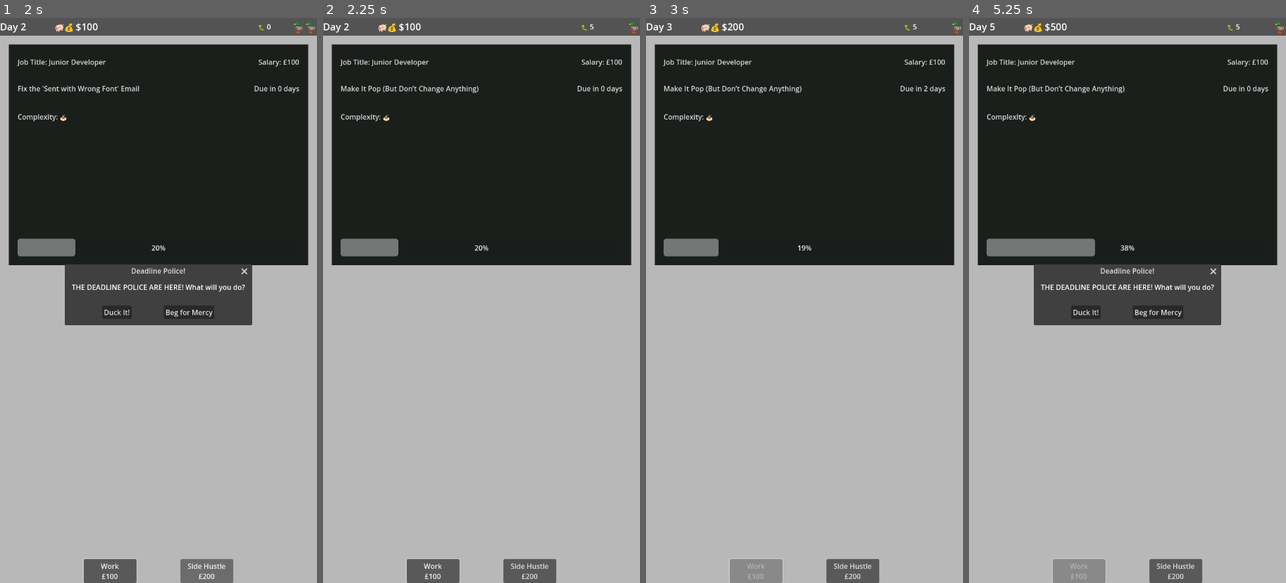
Above: before the commit, frames 1-4 (left to right).
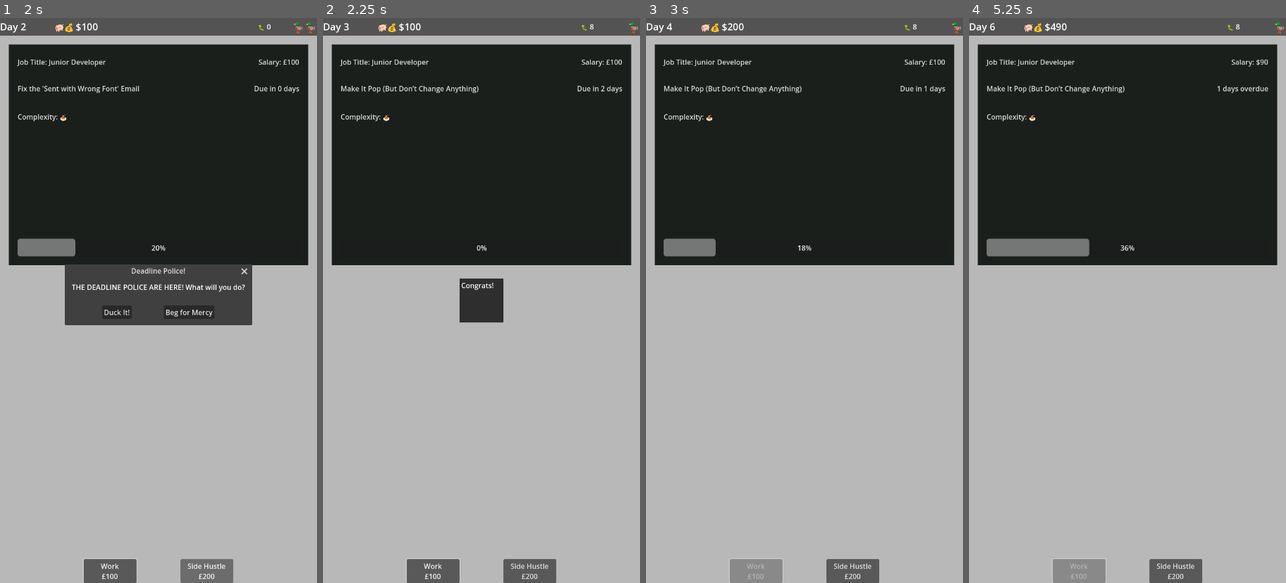
Above: after the commit, the same moments.

Repository: lmchoi/alt-f-this
Game: Godot game, scene res://scenes/game_ui.tscn
Two runs of this game, one before a commit and one after it. Both use one fixed random seed, a clock stepped at 60 frames per second and the inputs below.
Inputs (mouse positions are in pixels of both pictures, inside the frame that each line leads up to):
- Up to frame 1 (2 s): click "Work £100" at 0.5 s; click "Side Hustle £200" at 1.25 s
- Up to frame 2 (2.25 s): click "Duck It!" at 2 s
- Up to frame 3 (3 s): click "Work £100" at 2.75 s
- Up to frame 4 (5.25 s): click "Side Hustle £200" at 3.5 s; click (1159, 311) at 4.25 s, where only the run after the commit has a clickable "Beg for Mercy"; click "Work £100" at 5 s

Frame 1 is identical in both runs. In frame 2, 1.7% of the frame differs, in the area x 5-89%, y 1-54%; in frame 3, less than 0.1%; in frame 4, 6.5%, in the area x 6-95%, y 0-55%.

Commit message:
Update ship it bugs logic to be dependent on the progress made

Diff:
--- a/autoloads/game_manager.gd
+++ b/autoloads/game_manager.gd
@@ -106,6 +106,26 @@
 	# emit outcome
 	day += 1
 
+func ship_it():
+	"""Complete task early at current progress. Adds bugs based on incompleteness."""
+	print('ship it at %d%%' % current_task.progress)
+
+	var progress = current_task.progress
+
+	# Calculate bugs to add: (100 - progress) / 10
+	var bugs_to_add = (100 - progress) / 10.0
+	add_bugs(int(bugs_to_add))
+
+	# Complete task
+	current_task.progress = 100
+	work_completed.emit()
+
+	# Get new task
+	current_task = TaskManager.get_random_task(day)
+
+	# Advance day
+	day += 1
+
 func process_action(action: String):
 	# Handle button press and forward signal
 	match action:
@@ -114,6 +134,5 @@
 			print("mercy")
 		"duck_it":
 			ducks -= 1
-			add_bugs(5)
-			current_task = TaskManager.get_random_task(day)
+			ship_it()
 			print("duck it")
Not shown, changed: ideas/game-plan.md
